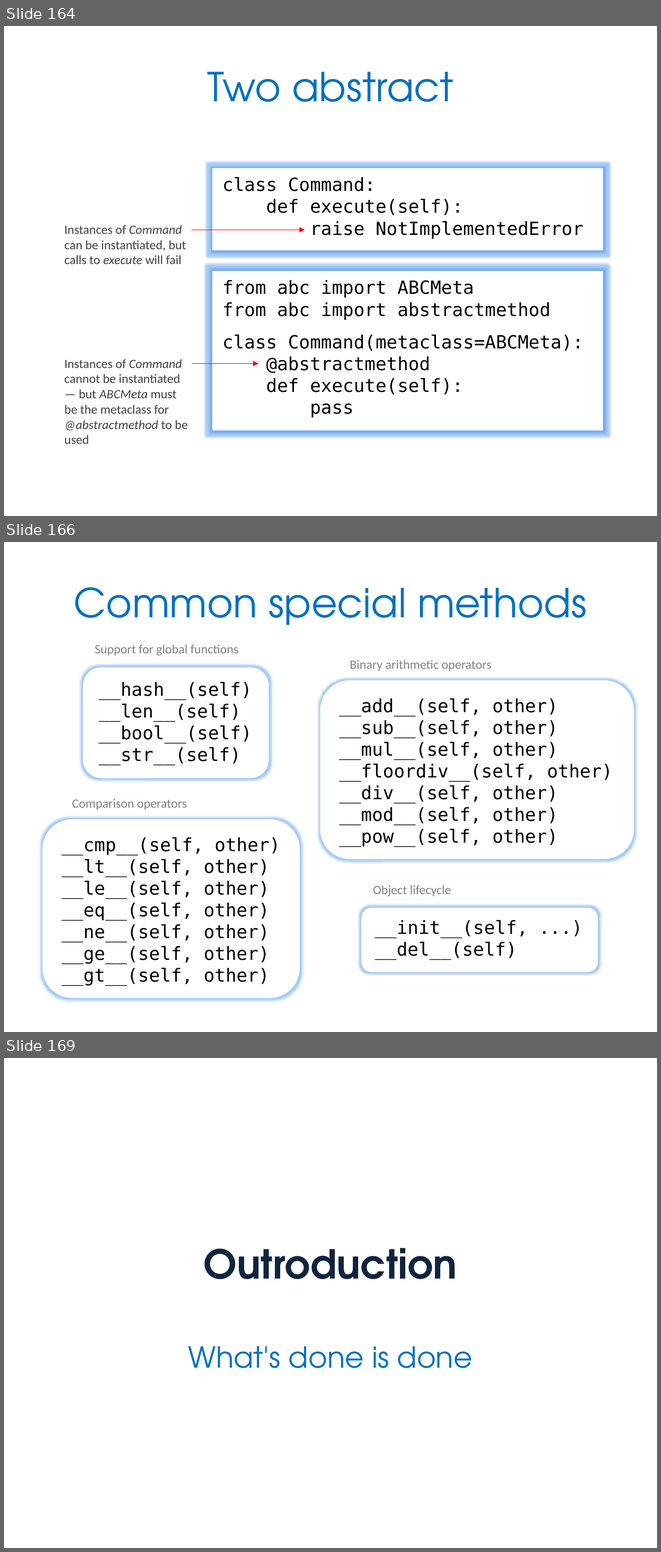
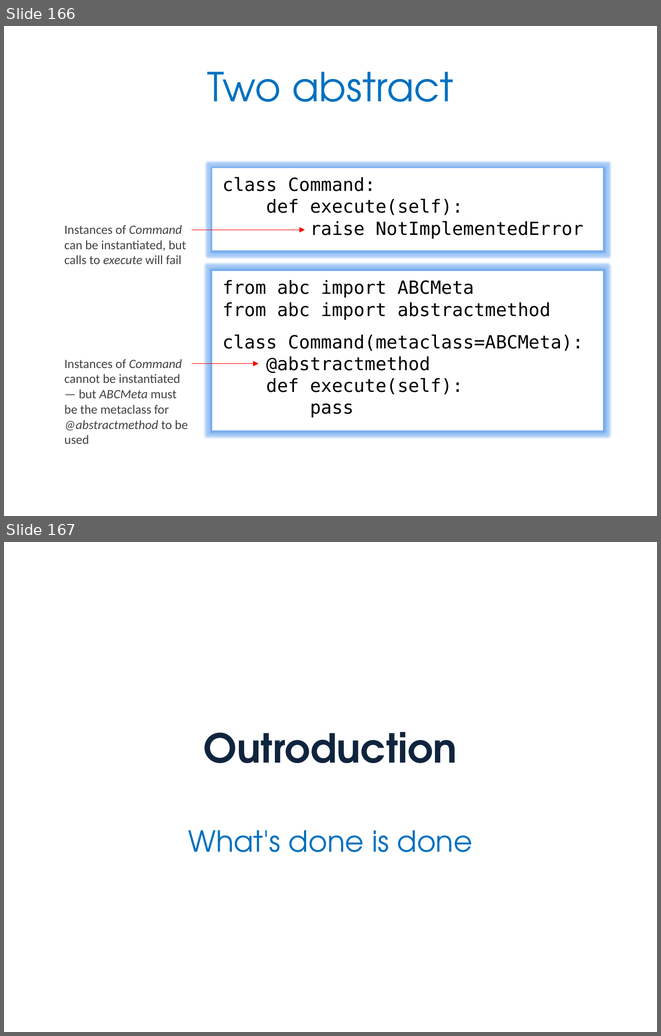
Before and after one commit to JonJagger/two-day-courses, a slide deck: pf/Python Foundation.pptx. Shown one above the other, each under a label of ours: slides 164, 166 and 169 before the commit, slides 166 and 167 after it; the slides between them are not shown. The pictures are 661x1552 and 661x1036 pixels, drawn with LibreOffice and Linux fonts; fonts in the diff are those of the drawing. Boxes give left, top, right and bottom in pixels: in the first picture for what was removed or moved away, otherwise in the second. Text is boxed around its words. In the diff, an @@ line names an element or a change of style, - is before the commit and + after.

Commit message:
Updates from Kevlin: Some minor wording changes and code clarifications. Added a Useful Links slide at the end of History, Style & Culture. Added a slide to illustrate comprehension version of filter examples in Iteration. Slides removed from end of Classes & Objects (for advanced course)

```diff
--- a/pf/Python Foundation.pptx
+++ b/pf/Python Foundation.pptx
@@ slide 166 removed at [4, 542, 657, 1032], background #FFFFFF @@
@@ title removed at [74, 587, 586, 625] @@
-Common special methods
@@ text removed at [95, 644, 239, 655] @@
-Support for global functions
@@ rounded rectangle removed at [83, 668, 268, 778] @@
-__hash__(self)
-__len__(self)
-__bool__(self)
-__str__(self)
@@ text removed at [350, 660, 492, 671] @@
-Binary arithmetic operators
@@ rounded rectangle removed at [320, 680, 634, 859] @@
-__add__(self, other)
-__sub__(self, other)
-__mul__(self, other)
-__floordiv__(self, other)
-__div__(self, other)
-__mod__(self, other)
-__pow__(self, other)
@@ text removed at [72, 799, 187, 810] @@
-Comparison operators
@@ rounded rectangle removed at [43, 819, 300, 997] @@
-__cmp__(self, other)
-__lt__(self, other)
-__le__(self, other)
-__eq__(self, other)
-__ne__(self, other)
-__ge__(self, other)
-__gt__(self, other)
@@ text removed at [373, 885, 451, 896] @@
-Object lifecycle
@@ rounded rectangle removed at [361, 908, 598, 972] @@
-__init__(self, ...)
-__del__(self)
@@ what was slide 164 is now slide 166 @@
@@ what was slide 169 is now slide 167 @@
```
Also in this commit, not shown: 11 slides changed, 2 slides added, 3 other slides removed, 1 other file.
